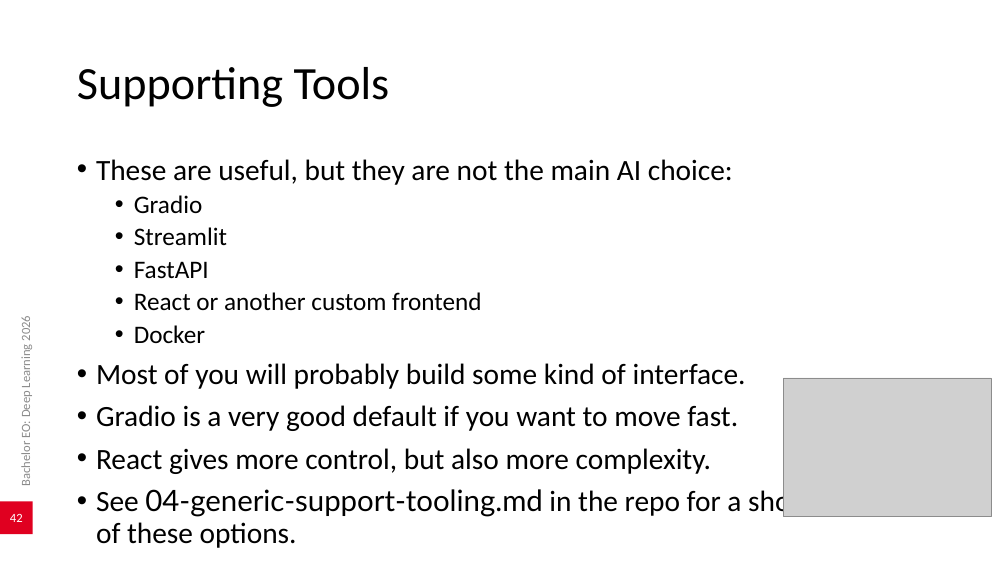
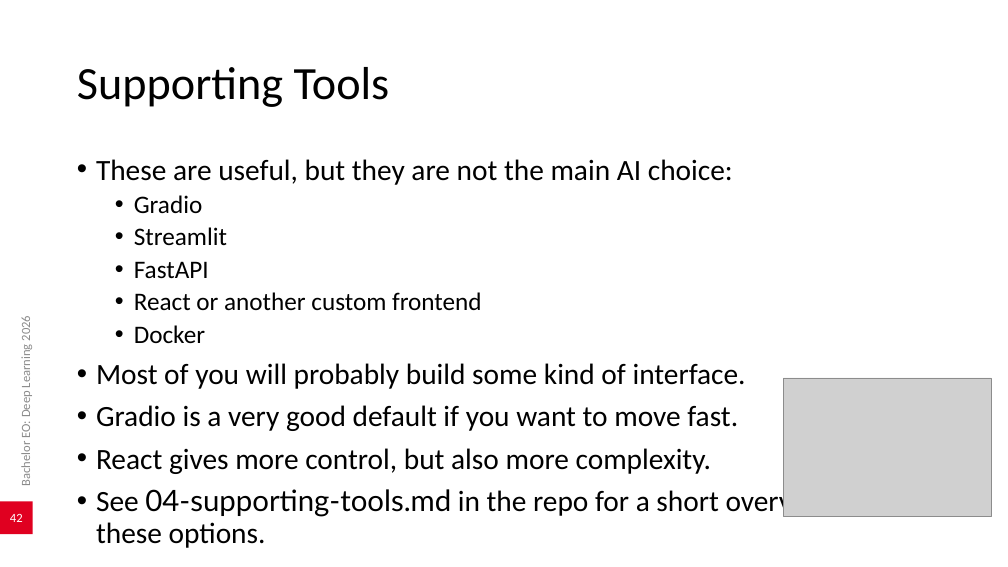
Before and after one commit to AlexanderDhoore/deep-learning-2026, a slide deck: slide 42 of slides/deep-learning-project-domains.pptx. Drawn at 1008x567 pixels with LibreOffice and Linux fonts; fonts in the diff are those of the drawing; grey boxes stand for pictures; background and template pictures are left out. Boxes give left, top, right and bottom in pixels: in the first picture for what was removed or moved away, otherwise in the second. Text is boxed around its words. In the diff, an @@ line names an element or a change of style, - is before the commit and + after.

Commit message:
Regenerate deep learning slide deck

```diff
--- a/slides/deep-learning-project-domains.pptx
+++ b/slides/deep-learning-project-domains.pptx
@@ text at (x1=96, y1=486, x2=865, y2=548): text changed @@
-• See 04-generic-support-tooling.md in the repo for a short overview of these options.
+• See 04-supporting-tools.md in the repo for a short overview of these options.
```
